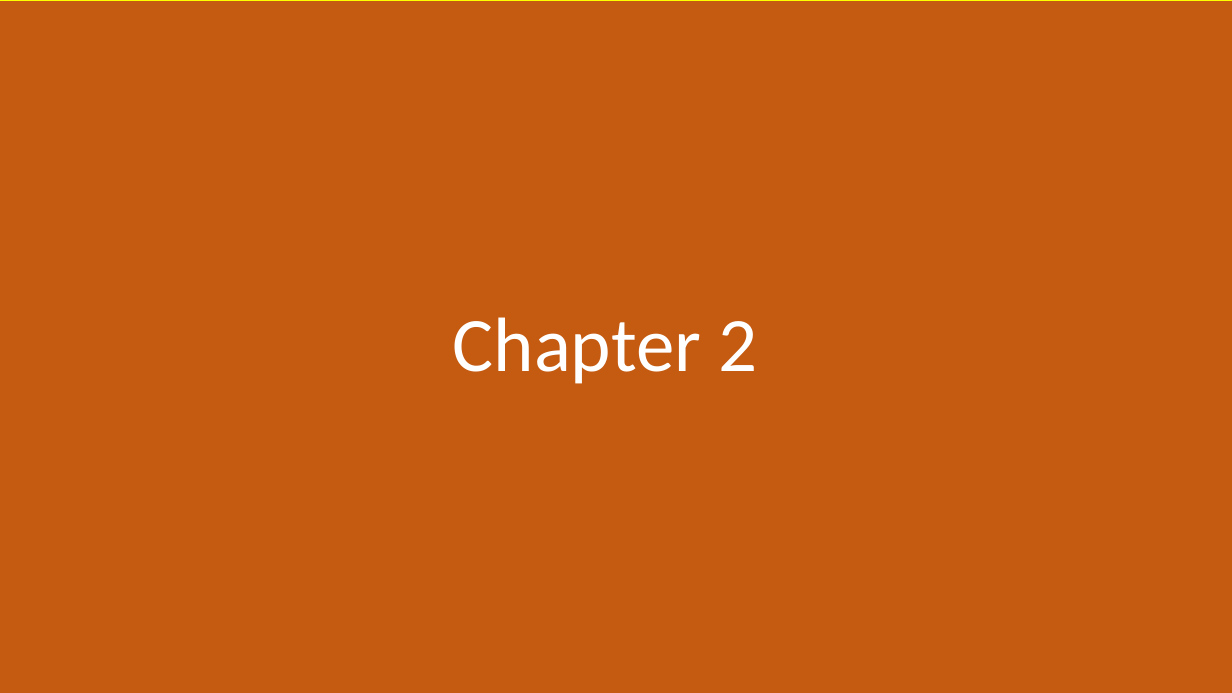
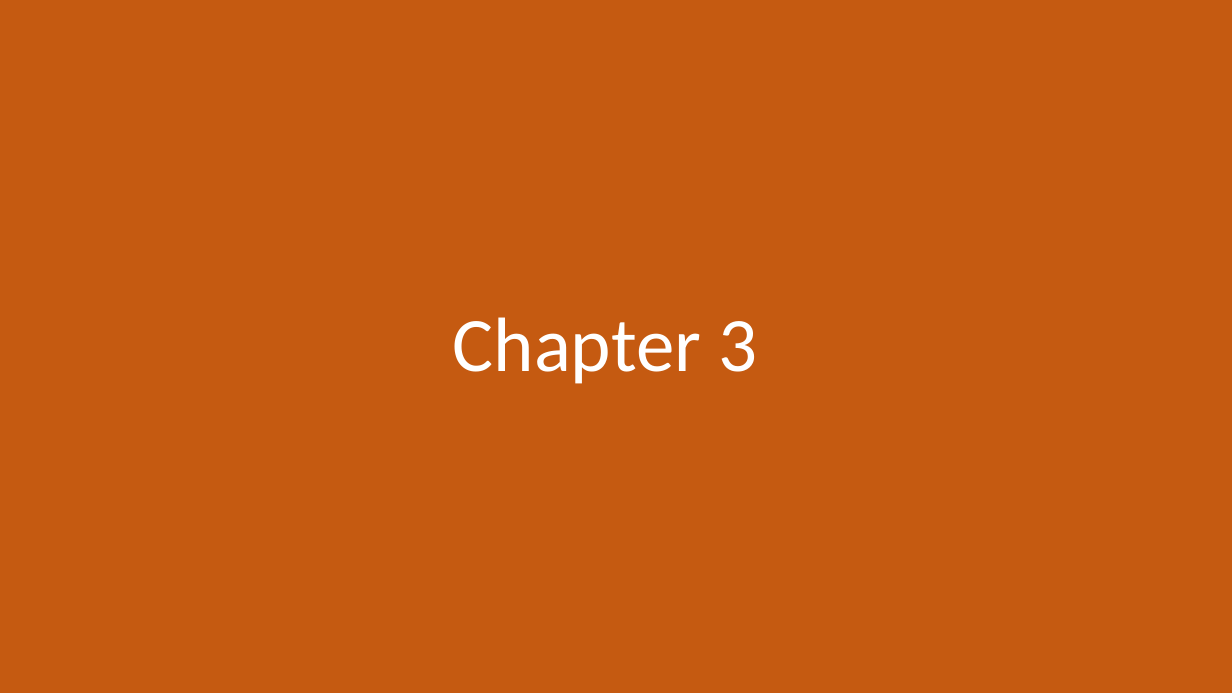
Before and after one commit to morkkis/PWD, a slide deck: slide 1 of presentations/chapter-1/Practical Web Dev.pptx. Drawn at 1232x693 pixels with LibreOffice and Linux fonts; fonts in the diff are those of the drawing. Boxes give left, top, right and bottom in pixels: in the first picture for what was removed or moved away, otherwise in the second. Text is boxed around its words. In the diff, an @@ line names an element or a change of style, - is before the commit and + after.

Commit message:
replace steps - css chapter with js chapter

```diff
--- a/presentations/chapter-1/Practical Web Dev.pptx
+++ b/presentations/chapter-1/Practical Web Dev.pptx
@@ rectangle at (0,0,1232,693): outline #FFFF00 0.5 pt to none @@
@@ title at (453,317,758,384): text changed @@
-Chapter 2
+Chapter 3
```
Also in this commit, not shown: 2 other slides changed, 27 slides added, 17 slides removed, 7 other files.
